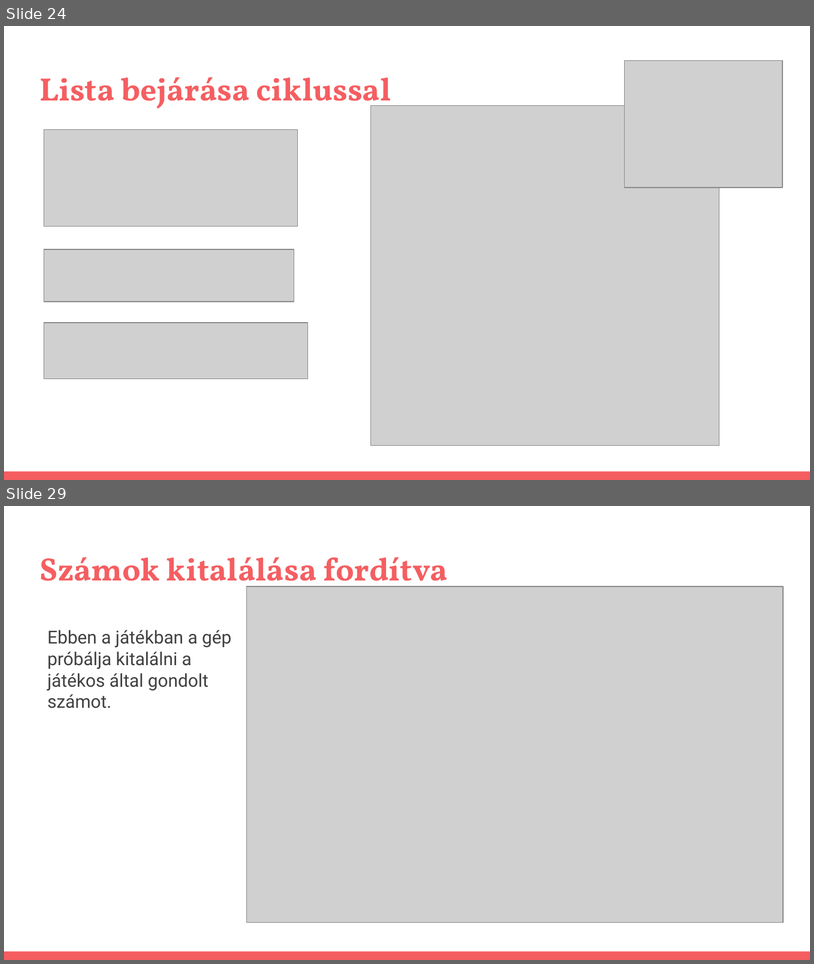
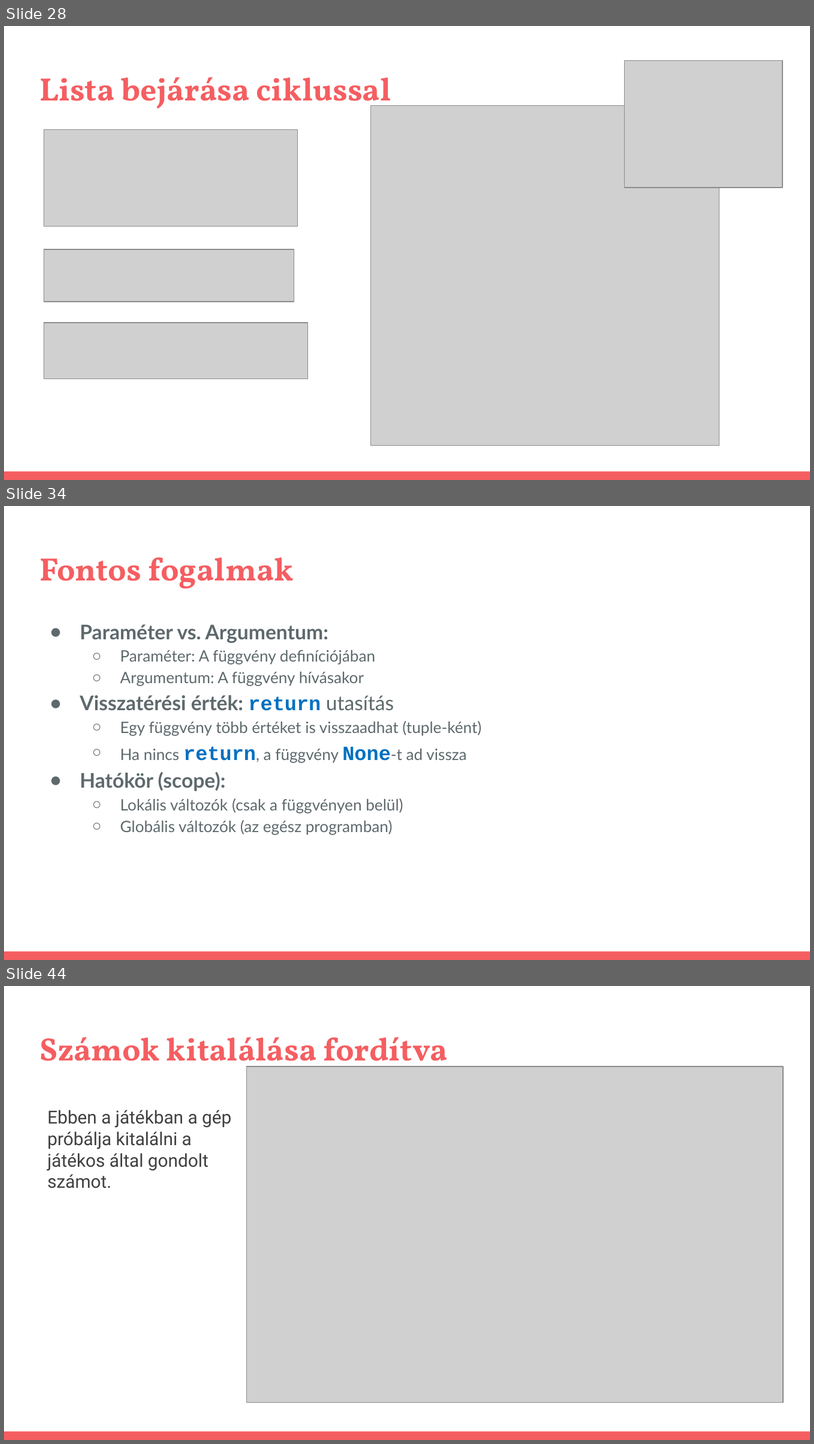
Before and after one commit to pisti72/infoka, a slide deck: prog/Bevezetés a Programozás Világába.pptx. Shown one above the other, each under a label of ours: slides 24 and 29 before the commit, slides 28, 34 and 44 after it; the slides between them are not shown. The pictures are 814x964 and 814x1444 pixels, drawn with LibreOffice and Linux fonts; fonts in the diff are those of the drawing; grey boxes stand for pictures. Boxes give left, top, right and bottom in pixels: in the first picture for what was removed or moved away, otherwise in the second. Text is boxed around its words. In the diff, an @@ line names an element or a change of style, - is before the commit and + after.

```diff
--- a/prog/Bevezetés a Programozás Világába.pptx
+++ b/prog/Bevezetés a Programozás Világába.pptx
@@ slide 34 added at (x1=4, y1=506, x2=810, y2=960), background #FFFFFF; not listed: 1 template element that a slide beside it also shows @@
@@ title added at (x1=39, y1=557, x2=294, y2=589), 28.8 pt, text #F55E61, bold @@
+Fontos fogalmak
@@ text added at (x1=80, y1=624, x2=482, y2=834), 14 pt, text #5E696C @@
+● Paraméter vs. Argumentum:
+  ○ Paraméter: A függvény definíciójában
+  ○ Argumentum: A függvény hívásakor
+● Visszatérési érték: return utasítás
+  ○ Egy függvény több értéket is visszaadhat (tuple-ként)
+  ○ Ha nincs return, a függvény None-t ad vissza
+● Hatókör (scope):
+  ○ Lokális változók (csak a függvényen belül)
+  ○ Globális változók (az egész programban)
@@ what was slide 24 is now slide 28 @@
@@ what was slide 29 is now slide 44 @@
```
Also in this commit, not shown: 6 slides changed, 18 other slides added, 2 other files.
